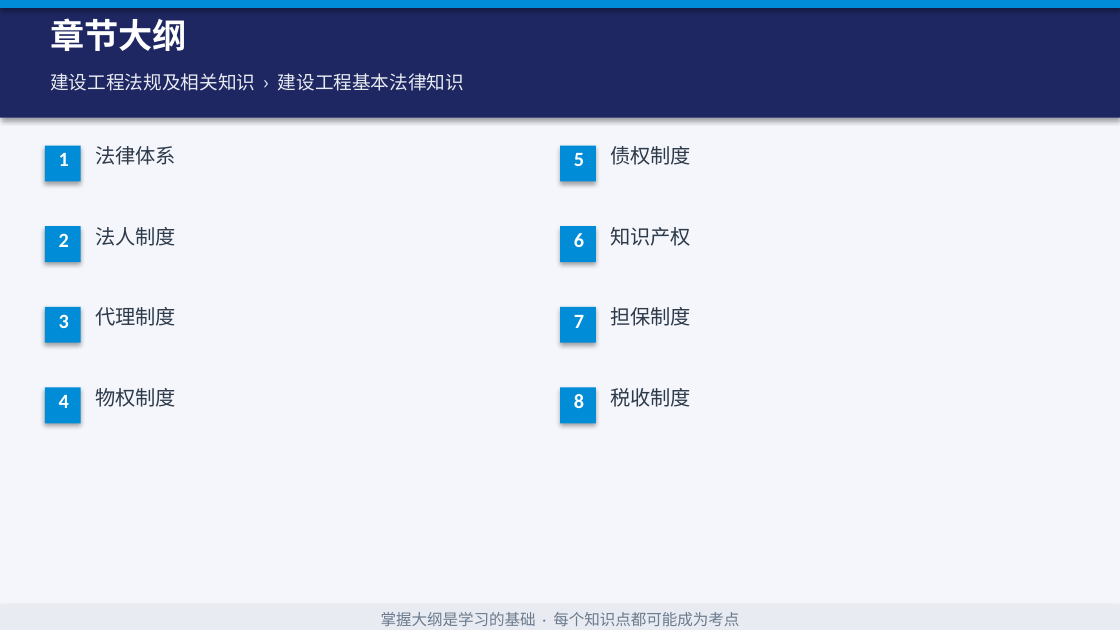
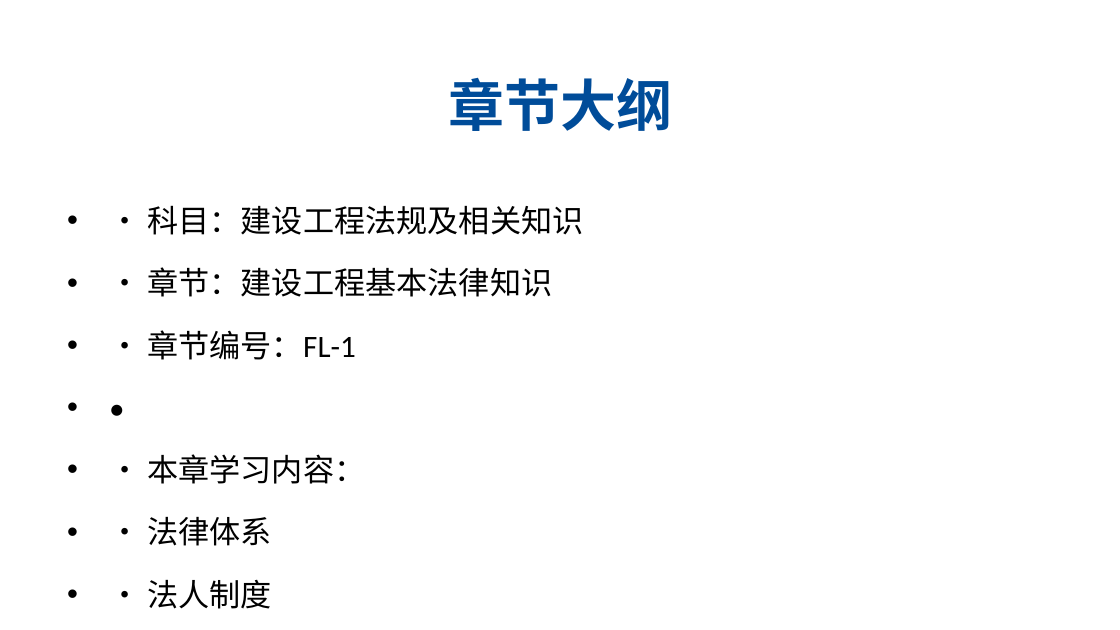
Before and after one commit to guojunliang0806/yijian-courseware, a slide deck: slide 2 of main/FL-1_建设工程基本法律知识_20260316.pptx. Drawn at 1120x630 pixels with LibreOffice and Linux fonts; fonts in the diff are those of the drawing. Boxes give left, top, right and bottom in pixels: in the first picture for what was removed or moved away, otherwise in the second. Text is boxed around its words. In the diff, an @@ line names an element or a change of style, - is before the commit and + after.

Commit message:
📚 更新课件: FL-1_建设工程基本法律知识_20260316.pptx

```diff
--- a/main/FL-1_建设工程基本法律知识_20260316.pptx
+++ b/main/FL-1_建设工程基本法律知识_20260316.pptx
@@ background #F4F6FB to #FFFFFF @@
@@ rectangle removed at box(0, 0, 1120, 118) @@
@@ rectangle removed at box(0, 0, 1120, 8) @@
@@ title "章节大纲": place and size @@
-title "章节大纲" at box(50, 18, 187, 51)
+title "章节大纲" at box(448, 77, 672, 131)
@@ title "章节大纲" at box(448, 77, 672, 131): size 22 to 36 pt, text colour #FFFFFF to #004C99; alignment left to centre; vertical alignment top to middle @@
@@ text removed at box(50, 73, 464, 91) @@
-建设工程法规及相关知识 › 建设工程基本法律知识
@@ rectangle removed at box(45, 146, 81, 181) @@
@@ text removed at box(95, 146, 176, 165) @@
-法律体系
@@ rectangle removed at box(560, 146, 596, 181) @@
@@ text removed at box(610, 146, 691, 165) @@
-债权制度
@@ text removed at box(59, 153, 69, 166) @@
-1
@@ text removed at box(574, 153, 584, 166) @@
-5
@@ text added at box(147, 205, 583, 609), 20 pt, text #000000 @@
+• • 科目：建设工程法规及相关知识
+• • 章节：建设工程基本法律知识
+• • 章节编号：FL-1
+• •
+• • 本章学习内容：
+• • 法律体系
+• • 法人制度
+• • 代理制度
+• • 物权制度
+• • 债权制度
+• • 知识产权
+• • 担保制度
+• • 税收制度
@@ rectangle removed at box(45, 226, 81, 262) @@
@@ text removed at box(59, 233, 69, 247) @@
-2
@@ text removed at box(95, 227, 176, 246) @@
-法人制度
@@ rectangle removed at box(560, 226, 596, 262) @@
@@ text removed at box(574, 233, 584, 247) @@
-6
@@ text removed at box(610, 227, 691, 246) @@
-知识产权
@@ rectangle removed at box(45, 307, 81, 343) @@
@@ text removed at box(59, 314, 69, 328) @@
-3
@@ text removed at box(95, 307, 176, 326) @@
-代理制度
@@ rectangle removed at box(560, 307, 596, 343) @@
@@ text removed at box(574, 315, 584, 328) @@
-7
@@ text removed at box(610, 307, 691, 326) @@
-担保制度
@@ rectangle removed at box(45, 388, 81, 423) @@
@@ text removed at box(95, 388, 176, 407) @@
-物权制度
@@ rectangle removed at box(560, 388, 596, 423) @@
@@ text removed at box(610, 388, 691, 407) @@
-税收制度
@@ text removed at box(59, 395, 69, 408) @@
-4
@@ text removed at box(574, 394, 584, 408) @@
-8
@@ rectangle removed at box(0, 605, 1120, 630) @@
@@ text removed at box(381, 612, 739, 626) @@
-掌握大纲是学习的基础 · 每个知识点都可能成为考点
```
Also in this commit, not shown: 2 other slides changed, 2 slides added, 8 slides removed.
